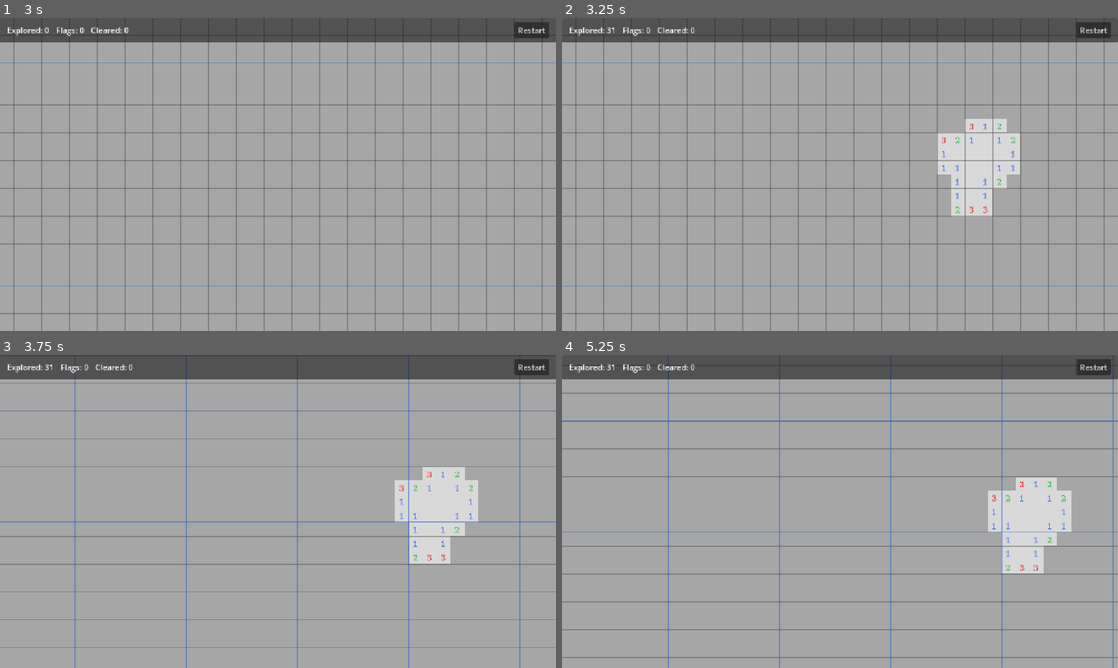
Above: before the commit, frames 1-4 (two rows, left to right).
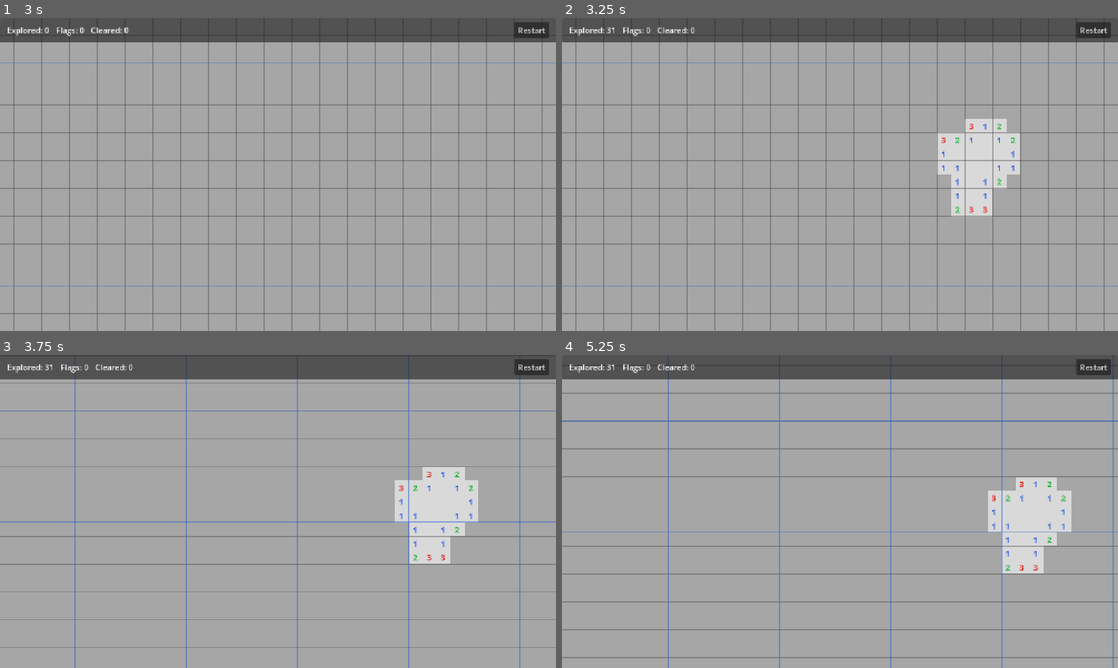
Above: after the commit, the same moments.

Repository: 0oWoodenDooro0/EndlessMinesweeper
Game: Godot game, scene res://scenes/main.tscn
Same seed, same stepped clock (60 frames per second), same inputs: the game is played once before the commit and once after it.
Inputs (mouse positions are in pixels of both pictures, inside the frame that each line leads up to):
- Up to frame 1 (3 s): click "Restart" at 0.5 s; click "Restart" at 1.25 s; click "Restart" at 2 s; tap Enter at 2.75 s; move the mouse to (400, 158) at 2.77 s; hold F (flag_cell) from 2.78 s (still down); click (400, 158) at 2.92 s
- Up to frame 2 (3.25 s): keep holding F (flag_cell)
- Up to frame 3 (3.75 s): release F (flag_cell) at 3.5 s; tap Space (reveal_cell) at 3.5 s; drag from (166, 527) to (250, 574) at 3.52 s
- Up to frame 4 (5.25 s): move the mouse to (895, 442) at 4.27 s; tap Middle mouse button (middle_click) at 4.35 s; click (895, 442) at 4.42 s; tap Enter at 5 s; drag from (812, 574) to (673, 464) at 5.02 s

Frame 1 is identical in both runs. In frame 2, 0.1% of the frame differs, in the area x 68-82%, y 33-63%; in frame 3, 0.2%; in frame 4, 0.2%, in the area x 77-91%, y 40-70%.

Commit message:
fix(render): embed vector font with MSDF for lossless text scaling on web

Diff:
--- a/project.godot
+++ b/project.godot
@@ -17,8 +17,8 @@
 config/name="EndlessMinesweeper"
 run/main_scene="res://scenes/main.tscn"
 config/features=PackedStringArray("4.7", "Forward Plus")
+run/max_fps=60
 config/icon="res://icon.png"
-run/max_fps=60
 
 [display]
 
--- a/scripts/grid_renderer.gd
+++ b/scripts/grid_renderer.gd
@@ -13,6 +13,8 @@
 var current_zoom_level: float = 1.0
 var visible_rect: Rect2 = Rect2(-640, -360, 1280, 720)
 var _default_msdf_font: Font = null
+
+const DEFAULT_FONT_PATH: String = "res://assets/fonts/NotoSans-Bold.ttf"
 
 const NUMBER_STRINGS: Array[String] = ["0", "1", "2", "3", "4", "5", "6", "7", "8"]
 const NUMBER_COLORS: Array[Color] = [
@@ -129,12 +131,20 @@
 	if custom_font != null:
 		return custom_font
 	if _default_msdf_font == null:
-		var sys_font = SystemFont.new()
-		sys_font.font_names = PackedStringArray(["Sans-Serif", "Segoe UI", "Arial", "Roboto", "Helvetica", "Noto Sans"])
-		sys_font.multichannel_signed_distance_field = true
-		sys_font.msdf_pixel_range = 16
-		sys_font.msdf_size = 48
-		_default_msdf_font = sys_font
+		if ResourceLoader.exists(DEFAULT_FONT_PATH):
+			var font_file = load(DEFAULT_FONT_PATH) as FontFile
+			if font_file != null:
+				font_file.multichannel_signed_distance_field = true
+				font_file.msdf_pixel_range = 16
+				font_file.msdf_size = 48
+				_default_msdf_font = font_file
+		if _default_msdf_font == null:
+			var sys_font = SystemFont.new()
+			sys_font.font_names = PackedStringArray(["Sans-Serif", "Segoe UI", "Arial", "Roboto", "Helvetica", "Noto Sans"])
+			sys_font.multichannel_signed_distance_field = true
+			sys_font.msdf_pixel_range = 16
+			sys_font.msdf_size = 48
+			_default_msdf_font = sys_font
 	return _default_msdf_font
 
 func _get_number_color(number: int) -> Color:
--- a/tests/test_grid_renderer.gd
+++ b/tests/test_grid_renderer.gd
@@ -322,13 +322,53 @@
 	return true
 
 func test_font_caching() -> bool:
-	print("[RUN] Test 8: Font Caching & Custom Font Handling")
-	var renderer = GridRenderer.new()
+	print("[RUN] Test 8: Font Caching & Custom Font Handling (Embedded MSDF Font)")
+	var renderer = GridRenderer.new()
+
+	# Verify DEFAULT_FONT_PATH constant
+	if renderer.get("DEFAULT_FONT_PATH") != "res://assets/fonts/NotoSans-Bold.ttf":
+		print("[FAIL] GridRenderer.DEFAULT_FONT_PATH constant missing or incorrect. Expected 'res://assets/fonts/NotoSans-Bold.ttf', got: ", renderer.get("DEFAULT_FONT_PATH"))
+		renderer.free()
+		return false
 
 	# Default active font should create and cache MSDF font
 	var font1 = renderer._get_active_font()
 	if font1 == null:
 		print("[FAIL] _get_active_font returned null")
+		renderer.free()
+		return false
+
+	# Verify MSDF parameters on active font
+	if font1 is FontFile:
+		var font_file = font1 as FontFile
+		if not font_file.multichannel_signed_distance_field:
+			print("[FAIL] FontFile.multichannel_signed_distance_field is not true")
+			renderer.free()
+			return false
+		if font_file.msdf_pixel_range != 16:
+			print("[FAIL] FontFile.msdf_pixel_range is not 16. Got: ", font_file.msdf_pixel_range)
+			renderer.free()
+			return false
+		if font_file.msdf_size != 48:
+			print("[FAIL] FontFile.msdf_size is not 48. Got: ", font_file.msdf_size)
+			renderer.free()
+			return false
+	elif font1 is SystemFont:
+		var sys_font = font1 as SystemFont
+		if not sys_font.multichannel_signed_distance_field:
+			print("[FAIL] SystemFont.multichannel_signed_distance_field is not true")
+			renderer.free()
+			return false
+		if sys_font.msdf_pixel_range != 16:
+			print("[FAIL] SystemFont.msdf_pixel_range is not 16. Got: ", sys_font.msdf_pixel_range)
+			renderer.free()
+			return false
+		if sys_font.msdf_size != 48:
+			print("[FAIL] SystemFont.msdf_size is not 48. Got: ", sys_font.msdf_size)
+			renderer.free()
+			return false
+	else:
+		print("[FAIL] Unexpected font type returned: ", font1.get_class())
 		renderer.free()
 		return false
 
@@ -346,6 +386,13 @@
 		renderer.free()
 		return false
 
+	# Resetting custom_font to null should return cached default font again
+	renderer.custom_font = null
+	if renderer._get_active_font() != font1:
+		print("[FAIL] Clearing custom_font did not restore cached default font")
+		renderer.free()
+		return false
+
 	renderer.free()
 	print("[PASS] Test 8: Font caching and custom font handling verified")
 	return true
Binary file added: assets/fonts/NotoSans-Bold.ttf
Not shown, added: assets/fonts/NotoSans-Bold.ttf.import
